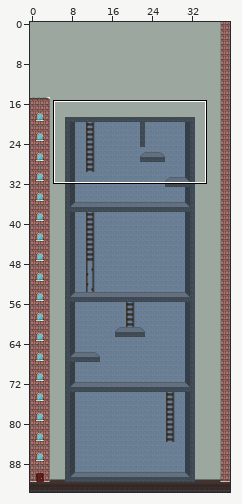
Tiled map (JSON) -- assets/map/torre_2.json. The first picture is a wide view before the edit; the outline marks the close-up.
Close-up. Before the commit:
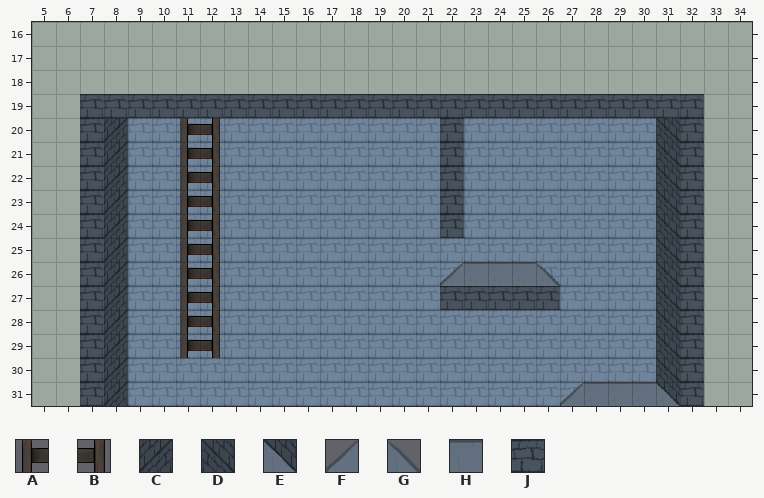
Cells are 32x32 px. Shown: x 5..34, y 16..31. The commit also changed other parts of the map, which this record leaves out.
Key: from "torre2": A 6 "ladder", B 7 "ladder", C 11, D 12, E 17, F 18, G 19, H 37, J 38.
_ is an empty cell.
Layers that did not change in this view are not listed.
Layer "Tower" before, first column x 5:
16 ______________________________
17 ______________________________
18 ______________________________
19 __JJJJ__JJJJJJJJJJJJJJJJJJJJ__
20 __JC_____________J________DJ__
21 __JC_____________J________DJ__
22 __JC_____________J________DJ__
23 __JC_____________J________DJ__
24 __JC_____________J________DJ__
25 __JC______________________DJ__
26 __JC_____________FHHHG____DJ__
27 __JC_____________JJJJJ____DJ__
28 __JC______________________DJ__
29 __JC______________________DJ__
30 __JC______________________DJ__
31 __JC__________________FHHHEJ__
Layer "Interactuable" before, first column x 5:
16 ______________________________
17 ______________________________
18 ______________________________
19 ______________________________
20 ______AB______________________
21 ______AB______________________
22 ______AB______________________
23 ______AB______________________
24 ______AB______________________
25 ______AB______________________
26 ______AB______________________
27 ______AB______________________
28 ______AB______________________
29 ______AB______________________
30 ______________________________
31 ______________________________
And afterwards:
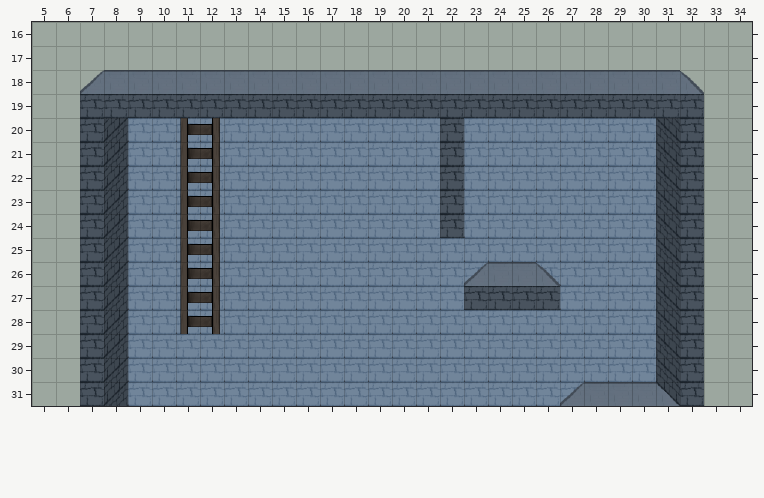
Difference:
Changed rows in their new state; . is an unchanged cell.
Layer "atravesable":
first column x 11:
18 HH
Layer "Tower":
first column x 7:
18 FHHH..HHHHHHHHHHHHHHHHHHHG
first column x 22:
26 _F
27 _.
Layer "Interactuable":
first column x 11:
29 __
